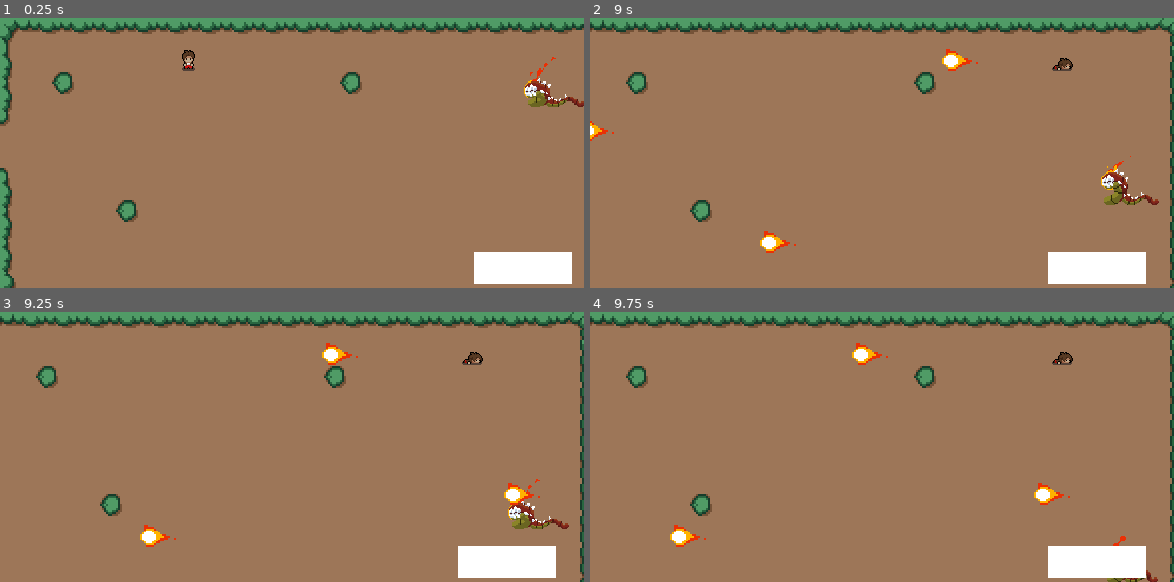
Above: before the commit, frames 1-4 (two rows, left to right).
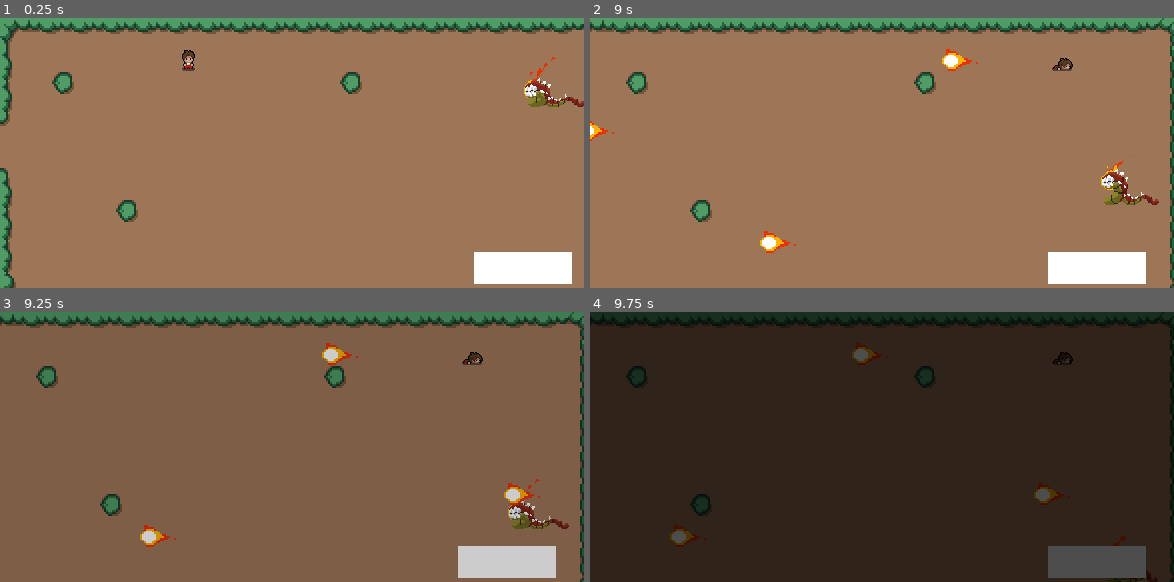
Above: after the commit, the same moments.

Repository: Maxsonin/Mobile-GameDev-Hackatho-IT-Revolution-24
Game: Godot game, scene res://scenes/bossfight/bossfight.tscn
The game is run twice, just before and just after one commit, with the same random seed, the same clock (stepped at 60 frames per second) and the same inputs. This scene is started directly instead of the project's main scene.
Inputs:
- Up to frame 1 (0.25 s): no input
- Up to frame 2 (9 s): hold D (Right) 0.53-1.28 s; hold S (Down) 1.28-2.03 s; hold D (Right) 2.03-2.78 s; hold W (Up) 2.78-3.53 s; hold A (Left) 3.53-5.03 s; hold S (Down) 5.03-5.78 s; hold D (Right) 5.78-6.53 s; hold W (Up) 6.53-7.28 s; hold D (Right) 7.28-8.03 s; hold S (Down) 8.03-8.78 s; hold A (Left) from 8.78 s (still down)
- Up to frame 3 (9.25 s): keep holding A (Left)
- Up to frame 4 (9.75 s): release A (Left) at 9.53 s; hold W (Up) from 9.53 s (still down)

Frames 1-2 are identical in both runs. In frame 3, 96% of the frame differs, in the area x 0-100%, y 0-100%; in frame 4, 100%.

Commit message:
added transitions for boss fight

Diff:
--- a/scenes/bossfight/bossfight.gd
+++ b/scenes/bossfight/bossfight.gd
@@ -1,5 +1,9 @@
 extends Node2D
+@onready var scene_trasition: CanvasLayer = $SceneTrasition
+@onready var main_character: CharacterBody2D = $MainCharacter
 
+var played = false
+var victory = false
 # Called when the node enters the scene tree for the first time.
 func _ready():
 	pass # Replace with function body.
@@ -7,4 +11,26 @@
 
 # Called every frame. 'delta' is the elapsed time since the previous frame.
 func _process(delta):
-	pass
+	if main_character.position.x > 300 and victory:
+		change_scene()
+
+func change_scene():
+	if !played:
+		played = true
+		await get_tree().create_timer(1).timeout
+		scene_trasition.transition()
+
+
+func _on_generator_player_got_hit() -> void:
+	change_scene()
+
+
+func _on_scene_trasition_transitioned() -> void:
+	if victory:
+		get_tree().change_scene_to_file("res://scenes/mainmenu/main_menu.tscn")
+	else:
+		get_tree().change_scene_to_file("res://scenes/deathscreen/death_screen.tscn")
+
+
+func _on_real_boss_dragon_killed() -> void:
+	victory = true
--- a/scenes/bossfight/bossfight.tscn
+++ b/scenes/bossfight/bossfight.tscn
@@ -1,10 +1,11 @@
-[gd_scene load_steps=10 format=3 uid="uid://bb6roldujw7pu"]
+[gd_scene load_steps=11 format=3 uid="uid://bb6roldujw7pu"]
 
 [ext_resource type="Script" path="res://scenes/bossfight/bossfight.gd" id="1_0me77"]
 [ext_resource type="TileSet" uid="uid://bts106mttgyup" path="res://Assets/mainSets.tres" id="2_lfp1d"]
 [ext_resource type="PackedScene" uid="uid://dbf8a8cj7e8rq" path="res://utility/invisibleWall/invisibleWalls.tscn" id="2_ljk7l"]
 [ext_resource type="PackedScene" uid="uid://085xg8eitu0h" path="res://mainCharacter/main_character.tscn" id="3_bkhk3"]
 [ext_resource type="PackedScene" uid="uid://btubxdy7ccdqm" path="res://scenes/weapon.tscn" id="7_iim5q"]
+[ext_resource type="PackedScene" uid="uid://c6omje6eu138a" path="res://utility/transition/scene_trasition.tscn" id="9_ms6m2"]
 [ext_resource type="PackedScene" uid="uid://cvlcnxhqwghfe" path="res://scenes/bossfight/real_boss.tscn" id="9_vaa2x"]
 [ext_resource type="PackedScene" uid="uid://6nuasygrlu5y" path="res://scenes/bossfight/fire_ball.tscn" id="15_btaq3"]
 [ext_resource type="Script" path="res://scenes/bossfight/Generator.gd" id="15_kel6k"]
@@ -23,7 +24,7 @@
 scale = Vector2(20, 1)
 
 [node name="InvisibleWall3" parent="." instance=ExtResource("2_ljk7l")]
-position = Vector2(310, 65)
+position = Vector2(323, 66)
 rotation = 1.57079
 scale = Vector2(20, 1)
 
@@ -70,7 +71,12 @@
 scale = Vector2(49, 16)
 texture_normal = SubResource("CanvasTexture_jd021")
 
+[node name="SceneTrasition" parent="." instance=ExtResource("9_ms6m2")]
+
+[connection signal="player_got_hit" from="Generator" to="." method="_on_generator_player_got_hit"]
 [connection signal="player_got_hit" from="Generator" to="MainCharacter" method="_on_generator_player_got_hit"]
 [connection signal="timeout" from="Timer" to="Generator" method="_on_timer_timeout"]
+[connection signal="dragon_killed" from="RealBoss" to="." method="_on_real_boss_dragon_killed"]
 [connection signal="dragon_killed" from="RealBoss" to="Generator" method="_on_real_boss_dragon_killed"]
 [connection signal="pressed" from="Control/FightBulava" to="Generator" method="_on_fight_bulava_pressed"]
+[connection signal="transitioned" from="SceneTrasition" to="." method="_on_scene_trasition_transitioned"]
--- /dev/null
+++ b/scenes/deathscreen/death_screen.tscn
@@ -0,0 +1,3 @@
+[gd_scene format=3 uid="uid://b4c441cjyvg7n"]
+
+[node name="DeathScreen" type="Node2D"]
